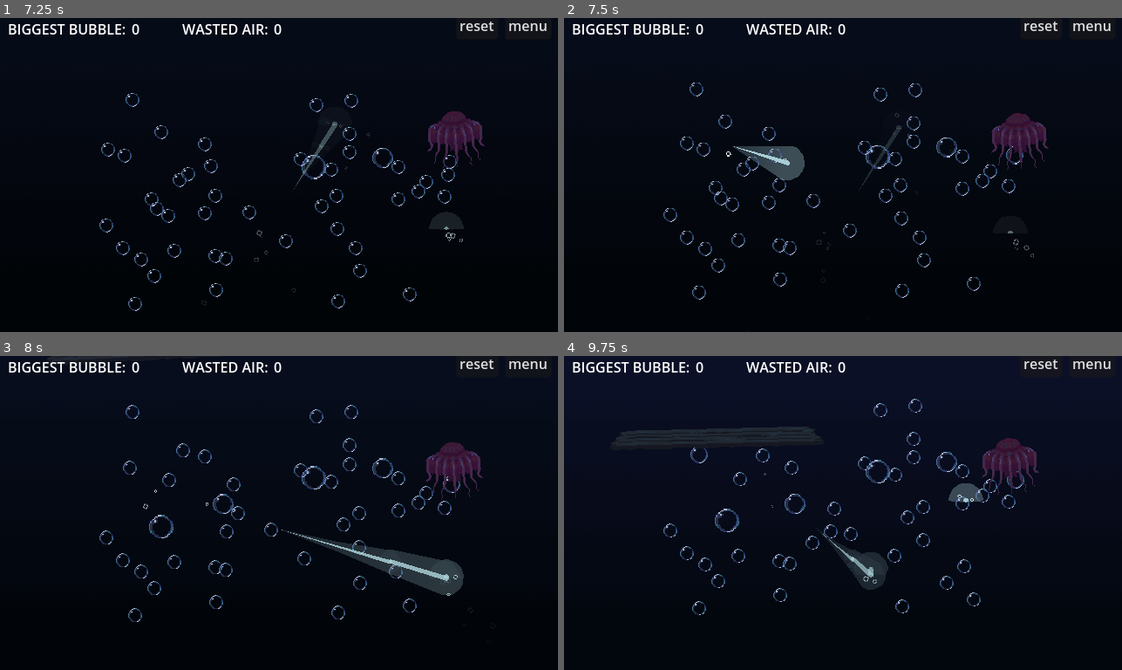
Above: before the commit, frames 1-4 (two rows, left to right).
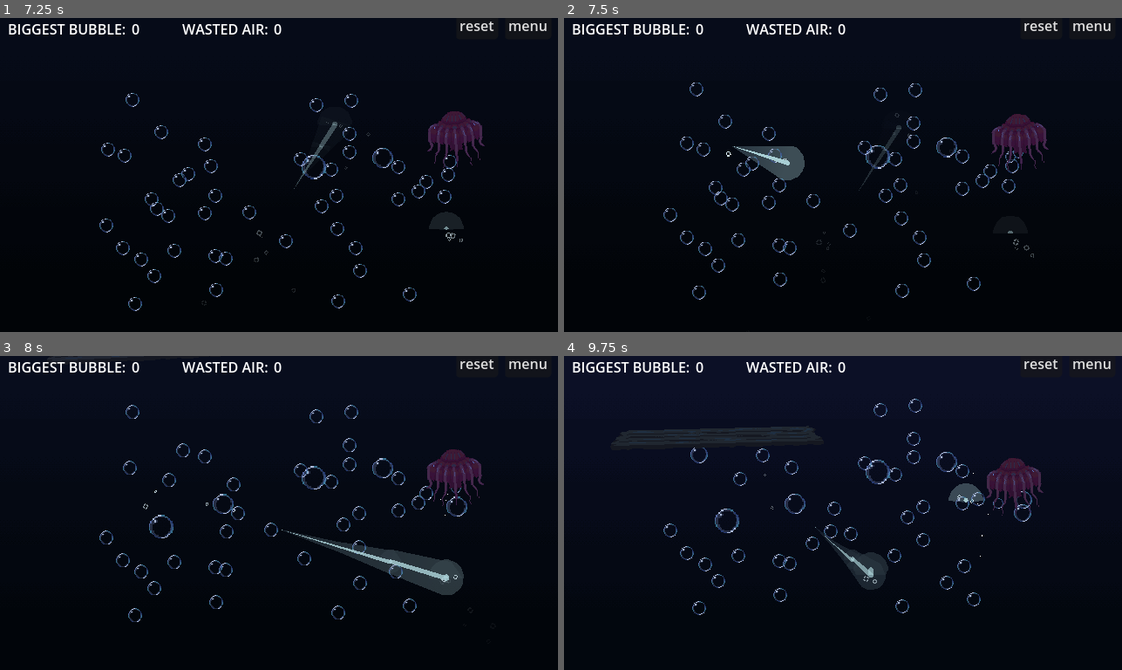
Above: after the commit, the same moments.

Repository: outrightmental/ggj25-bubble-up
Game: Godot game, scene res://scenes/main.tscn
Two runs of this game, one before a commit and one after it. Both use one fixed random seed, a clock stepped at 60 frames per second and the inputs below.
Inputs (mouse positions are in pixels of both pictures, inside the frame that each line leads up to):
- Up to frame 1 (7.25 s): click "START" at 0.5 s; click "menu" at 1.25 s; click "START" at 2 s; click "reset" at 2.75 s; move the mouse to (401, 159) at 3.52 s; click (401, 159) at 3.6 s; drag from (167, 190) to (401, 159) at 4.27 s; move the mouse to (334, 105) at 5.02 s; click (334, 105) at 5.1 s; drag from (251, 237) to (334, 112) at 5.77 s; move the mouse to (446, 222) at 6.52 s; click (446, 222) at 6.6 s
- Up to frame 2 (7.5 s): drag from (675, 127) to (1010, 228) at 7.27 s
- Up to frame 3 (8 s): no input
- Up to frame 4 (9.75 s): move the mouse to (870, 513) at 8.02 s; click (870, 513) at 8.1 s; drag from (759, 434) to (870, 544) at 8.77 s; move the mouse to (965, 497) at 9.52 s; click (965, 497) at 9.6 s

Frame 1 is identical in both runs. In frame 2, 0.2% of the frame differs, in the area x 76-87%, y 30-50%; in frame 3, 0.7%; in frame 4, 2.0%, in the area x 11-86%, y 14-83%.

Commit message:
static body implementations

Diff:
--- a/models/bubble/bubble.gd
+++ b/models/bubble/bubble.gd
@@ -157,12 +157,12 @@
 
 # Function to handle collision with a movable object
 func _on_collision_with_movable(other) -> void:
+	prints('hit', other.name)
 	if min(age(), other.age()) < _collision_cooldown_millis:
 		return
 	var effective_force = other.bubble_split_factor * abs(acceleration().length())
 	if  effective_force > _collision_split_accel_threshold:
 		split()
-
 
 # Function to destroy the bubble with an effect
 func _destroy() -> bool:
--- /dev/null
+++ b/models/collidable/collidable_static.gd
@@ -0,0 +1,31 @@
+extends StaticBody2D
+
+# Unique identifier for the collidable object
+@export var number: int = 0
+
+# Static variable to hold the number counter
+static var _numberCounter: int = 0
+
+# Velocity last seen and delta when it was sampled
+var last_velocity: Vector2 = Vector2.ZERO
+
+# Time created
+var created_at: float = 0.0
+
+func acceleration():
+	return Vector2.ZERO
+
+# Function to get the age of the bubble in milliseconds
+func age() -> float:
+	return Time.get_ticks_msec() - created_at
+
+
+# Called when the bubble is instantiated
+func _init():
+	_numberCounter += 1
+	number = _numberCounter
+
+# Called when the scene is added to the tree
+# Load the sprite and connect the signal
+func _ready():
+	created_at = Time.get_ticks_msec()
--- a/models/creatures/atolla_jelly.tscn
+++ b/models/creatures/atolla_jelly.tscn
@@ -1,6 +1,7 @@
-[gd_scene load_steps=3 format=3 uid="uid://mpgp0wqbuf7v"]
+[gd_scene load_steps=4 format=3 uid="uid://mpgp0wqbuf7v"]
 
 [ext_resource type="Texture2D" uid="uid://b3gv1aj70a7dd" path="res://assets/jellyfish_a.png" id="1_eaqdd"]
+[ext_resource type="Script" path="res://models/movable/movable.gd" id="1_l5g8s"]
 
 [sub_resource type="CapsuleShape2D" id="CapsuleShape2D_uauxw"]
 radius = 18.0
@@ -13,6 +14,7 @@
 center_of_mass_mode = 1
 center_of_mass = Vector2(0, -0.01)
 lock_rotation = true
+script = ExtResource("1_l5g8s")
 
 [node name="Sprite2D" type="Sprite2D" parent="."]
 texture_filter = 1
--- a/models/movable/gorgonian.tscn
+++ b/models/movable/gorgonian.tscn
@@ -1,9 +1,11 @@
-[gd_scene load_steps=2 format=3 uid="uid://m6ti4nrv7erd"]
+[gd_scene load_steps=3 format=3 uid="uid://m6ti4nrv7erd"]
 
 [ext_resource type="Texture2D" uid="uid://48qnsmxbyerq" path="res://assets/coral_A.png" id="1_csial"]
+[ext_resource type="Script" path="res://models/movable/movable_static.gd" id="1_qyku0"]
 
-[node name="Gorgonian" type="RigidBody2D"]
+[node name="Gorgonian" type="StaticBody2D"]
 texture_filter = 1
+script = ExtResource("1_qyku0")
 
 [node name="CollisionPolygon2D" type="CollisionPolygon2D" parent="."]
 polygon = PackedVector2Array(-26.5, -56.5, -26.5, -55.9, -26.9, -55.5, -28.2, -55.5, -28.7, -54.3, -27.5, -53.1, -27.5, …(1642 unchanged characters)…
--- /dev/null
+++ b/models/movable/movable_static.gd
@@ -0,0 +1,12 @@
+extends "res://models/collidable/collidable_static.gd"
+
+@export var bubble_split_factor: float = 0.38
+
+@onready var collision_polygon = $CollisionPolygon2D # Cache the reference
+
+func _ready() -> void:
+	super._ready()
+	add_to_group(Global.GROUP_MOVABLES)
+	if not collision_polygon:
+		push_error("CollisionPolygon2D node is missing!")
+		return
--- a/models/movable/table_coral.tscn
+++ b/models/movable/table_coral.tscn
@@ -1,11 +1,11 @@
-[gd_scene load_steps=2 format=3 uid="uid://cnr4ccgrod6qg"]
+[gd_scene load_steps=3 format=3 uid="uid://cnr4ccgrod6qg"]
 
 [ext_resource type="Texture2D" uid="uid://mp763hu25afo" path="res://assets/coral_B.png" id="1_awdxv"]
+[ext_resource type="Script" path="res://models/movable/movable_static.gd" id="1_fg7ir"]
 
-[node name="TableCoral" type="RigidBody2D"]
+[node name="TableCoral" type="StaticBody2D"]
 texture_filter = 1
-mass = 100.0
-gravity_scale = 0.0
+script = ExtResource("1_fg7ir")
 
 [node name="CollisionPolygon2D" type="CollisionPolygon2D" parent="."]
 polygon = PackedVector2Array(69, -45.5, 37.8, -45.5, 32.8, -43.5, 27.6, -43.5, 20, -35.9, 20, -30, 23, -28, 23, -26.8,  …(652 unchanged characters)…
--- a/scenes/experiments/5_currents_experiment.tscn
+++ b/scenes/experiments/5_currents_experiment.tscn
@@ -9,6 +9,7 @@
 [ext_resource type="PackedScene" uid="uid://mpgp0wqbuf7v" path="res://models/creatures/atolla_jelly.tscn" id="7_0wexx"]
 [ext_resource type="PackedScene" uid="uid://crrbgvru4x8lu" path="res://models/creatures/firework_jelly.tscn" id="8_11ssv"]
 [ext_resource type="PackedScene" uid="uid://5w4w0wx7fbs8" path="res://models/creatures/fish.tscn" id="9_hk3e4"]
+[ext_resource type="PackedScene" uid="uid://cnr4ccgrod6qg" path="res://models/movable/table_coral.tscn" id="10_ihk6y"]
 
 [node name="CurrentsExperiment" type="Node2D"]
 
@@ -230,6 +231,9 @@
 [node name="Fish" parent="." instance=ExtResource("9_hk3e4")]
 position = Vector2(473, 141)
 
+[node name="TableCoral" parent="." instance=ExtResource("10_ihk6y")]
+position = Vector2(95, 283)
+
 [connection signal="item_selected" from="Controls/MarginContainer/VBoxContainer/PhysicsSelector" to="Controls/MarginContainer/VBoxContainer/PhysicsSelector" method="_on_item_selected"]
 [connection signal="value_changed" from="Controls/MarginContainer/VBoxContainer/Sliders/PointFrequency/Slider" to="Controls/MarginContainer/VBoxContainer/Sliders" method="_on_point_freq_slider_value_changed"]
 [connection signal="value_changed" from="Controls/MarginContainer/VBoxContainer/Sliders/GravityStrength/Slider" to="Controls/MarginContainer/VBoxContainer/Sliders" method="_on_g_strength_slider_value_changed"]
--- a/scenes/levels/demo.tscn
+++ b/scenes/levels/demo.tscn
@@ -190,37 +190,23 @@
 texture_filter = 0
 position = Vector2(60, 1534)
 scale = Vector2(-1, 1)
-mass = 100.0
-gravity_scale = 0.0
-script = ExtResource("17_njxh5")
-bubble_split_factor = 0.5
 
 [node name="Gorgonian2" parent="ObstacleCanvas/Obstacles" instance=ExtResource("25_s8sar")]
 texture_filter = 0
 position = Vector2(590, 842)
-mass = 100.0
-gravity_scale = 0.0
-script = ExtResource("17_njxh5")
-bubble_split_factor = 0.5
 
 [node name="TableCoral" parent="ObstacleCanvas/Obstacles" instance=ExtResource("26_w13cr")]
 texture_filter = 0
 position = Vector2(564, 1402)
-script = ExtResource("17_njxh5")
-bubble_split_factor = 0.85
 
 [node name="TableCoral2" parent="ObstacleCanvas/Obstacles" instance=ExtResource("26_w13cr")]
 texture_filter = 0
 position = Vector2(70, 938)
 scale = Vector2(-1, 1)
-script = ExtResource("17_njxh5")
-bubble_split_factor = 0.85
 
 [node name="TableCoral3" parent="ObstacleCanvas/Obstacles" instance=ExtResource("26_w13cr")]
 texture_filter = 0
 position = Vector2(569, 624)
-script = ExtResource("17_njxh5")
-bubble_split_factor = 0.85
 
 [node name="MoorishIdol" parent="ObstacleCanvas/Obstacles" instance=ExtResource("27_swdrb")]
 position = Vector2(123, 740)
@@ -282,7 +268,3 @@
 [node name="Gorgonian3" parent="ObstacleCanvas/Obstacles" instance=ExtResource("25_s8sar")]
 texture_filter = 0
 position = Vector2(578, 1582)
-mass = 100.0
-gravity_scale = 0.0
-script = ExtResource("17_njxh5")
-bubble_split_factor = 0.5
Not shown: 1 places in scenes/experiments/5_currents_experiment.tscn that only renumber resources
